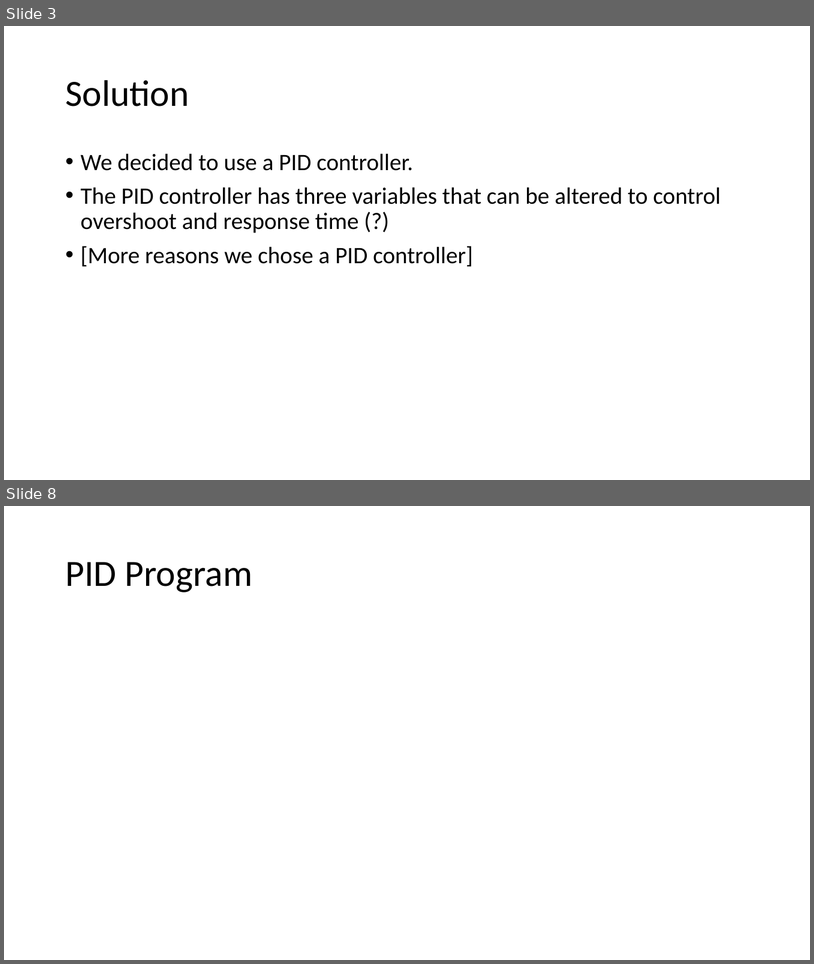
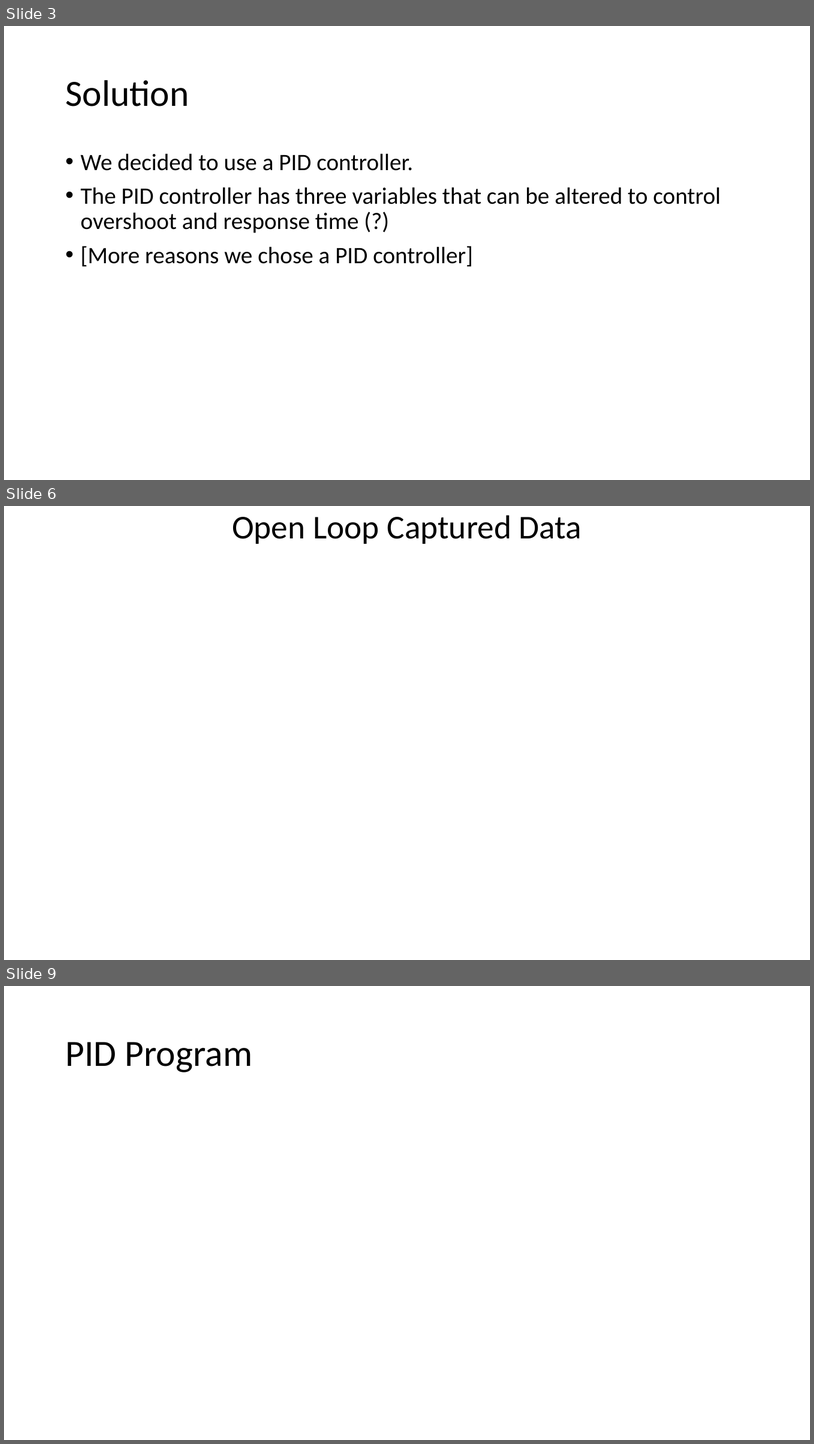
Before and after one commit to jdriscoll7/ELEC_3050, a slide deck: presentation/Final Projection Presentation.pptx. Shown one above the other, each under a label of ours: slides 3 and 8 before the commit, slides 3, 6 and 9 after it; the slides between them are not shown. The pictures are 814x964 and 814x1444 pixels, drawn with LibreOffice and Linux fonts; fonts in the diff are those of the drawing; background and template pictures are left out. Boxes give left, top, right and bottom in pixels: in the first picture for what was removed or moved away, otherwise in the second. Text is boxed around its words. In the diff, an @@ line names an element or a change of style, - is before the commit and + after.

```diff
--- a/presentation/Final Projection Presentation.pptx
+++ b/presentation/Final Projection Presentation.pptx
@@ slide 6 added at [4,506,810,960], background picture (left out) @@
@@ title added at [232,515,582,544], 39.6 pt, text #000000 @@
+Open Loop Captured Data
@@ what was slide 8 is now slide 9 @@
```
Also in this commit, not shown: 3 slides changed, 1 other slide added, 1 slide removed.
